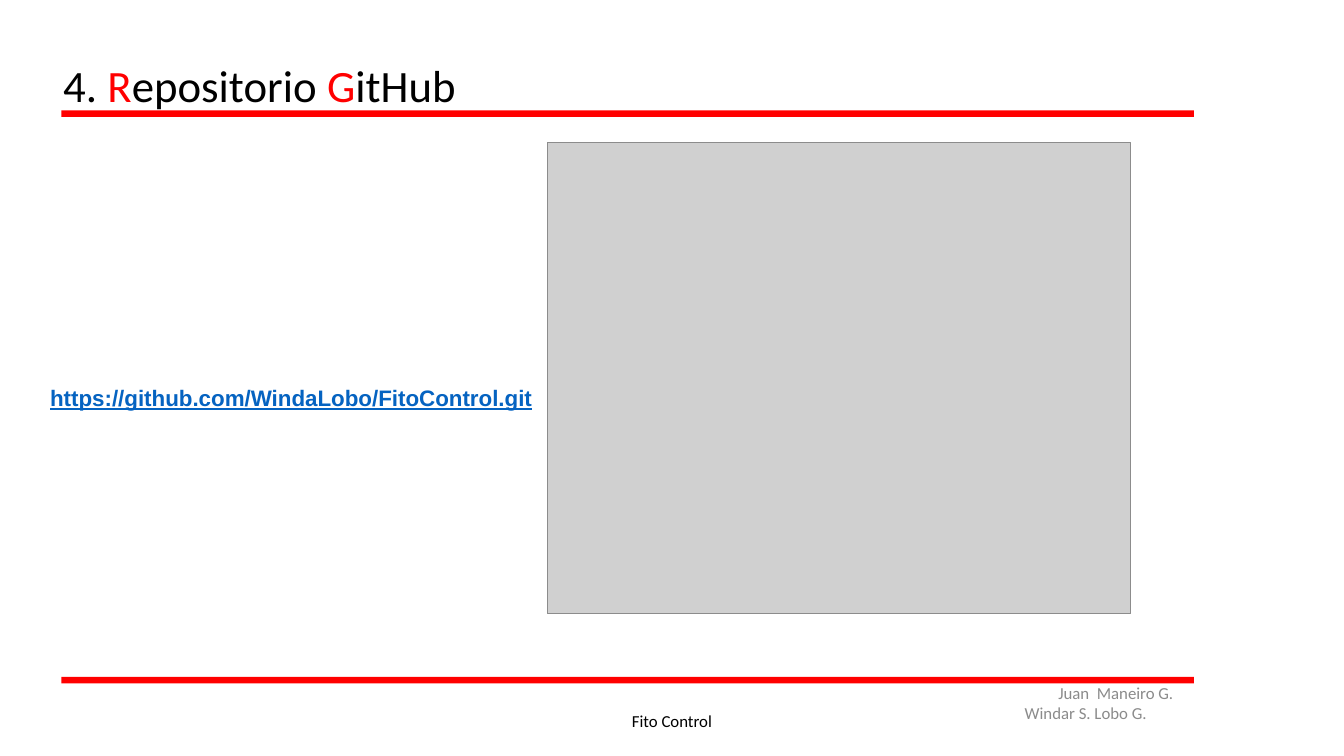
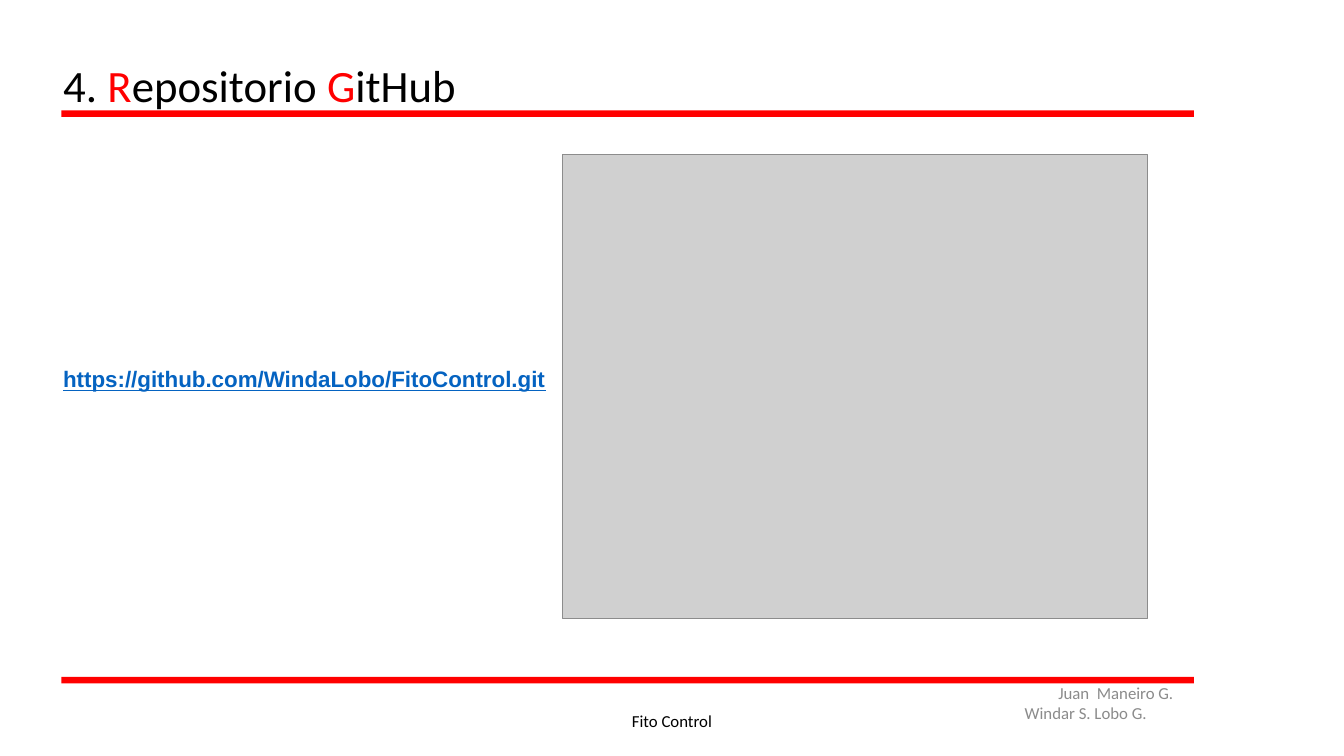
Before and after one commit to WindaLobo/FitoControl, a slide deck: slide 16 of FitoControl.pptx. Drawn at 1344x756 pixels with LibreOffice and Linux fonts; fonts in the diff are those of the drawing; grey boxes stand for pictures. Boxes give left, top, right and bottom in pixels: in the first picture for what was removed or moved away, otherwise in the second. Text is boxed around its words. In the diff, an @@ line names an element or a change of style, - is before the commit and + after.

```diff
--- a/FitoControl.pptx
+++ b/FitoControl.pptx
@@ picture: place and size @@
-picture at <box>547,142,1131,614</box>
+picture at <box>563,155,1147,619</box>
@@ text "https://github.com/WindaLobo/FitoControl.git": place and size @@
-text "https://github.com/WindaLobo/FitoControl.git" at <box>50,389,532,411</box>
+text "https://github.com/WindaLobo/FitoControl.git" at <box>63,370,545,392</box>
```
Also in this commit, not shown: 3 other slides changed, 2 other files.
